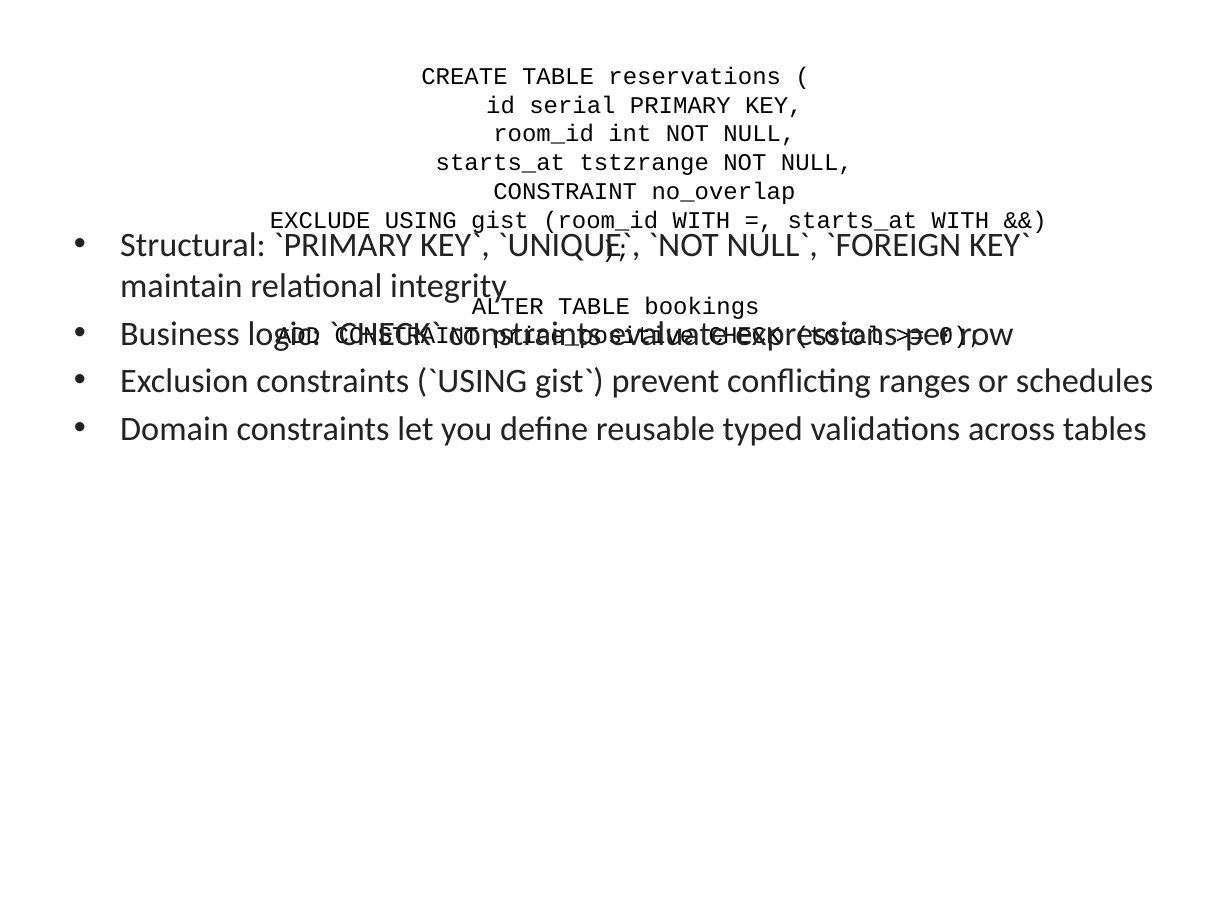
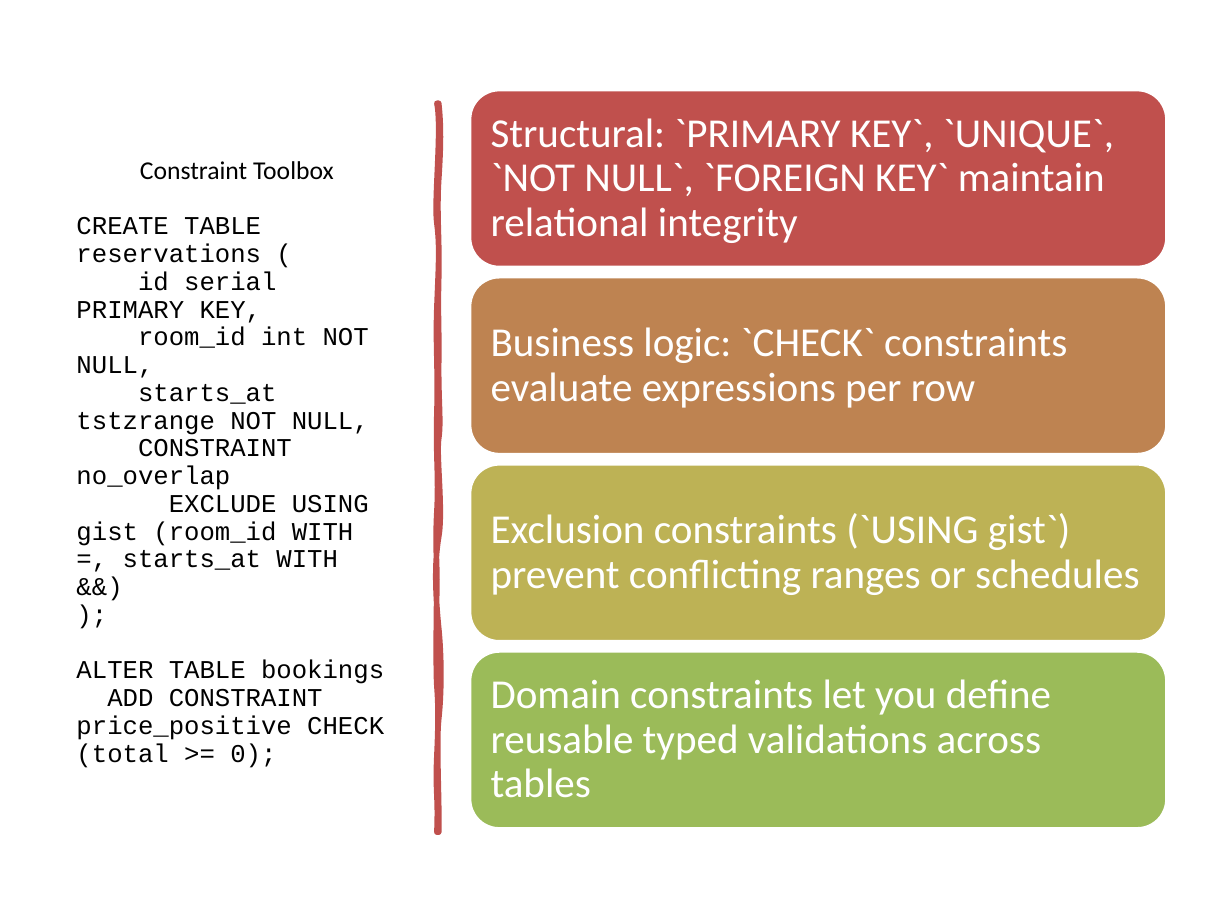
Before and after one commit to lolusername/CST4714_DB_admin, a slide deck: slide 8 of week_4/Week4_Advanced_SQL_Transactions.pptx. Drawn at 1232x924 pixels with LibreOffice and Linux fonts; fonts in the diff are those of the drawing. Boxes give left, top, right and bottom in pixels: in the first picture for what was removed or moved away, otherwise in the second. Text is boxed around its words. In the diff, an @@ line names an element or a change of style, - is before the commit and + after.

```diff
--- a/week_4/Week4_Advanced_SQL_Transactions.pptx
+++ b/week_4/Week4_Advanced_SQL_Transactions.pptx
@@ title "Constraint Toolbox" moved from (x1=270, y1=67, x2=990, y2=350) to (x1=76, y1=161, x2=384, y2=768) @@
@@ title "Constraint Toolbox" at (x1=76, y1=161, x2=384, y2=768): size 44 to 15 pt in "Constraint Toolbox"; size 14 to 15 pt; line spacing 1 to 0.9; alignment centre to left @@
@@ freeform shape added at (x1=438, y1=103, x2=439, y2=832), fill #C0504D, outline #C0504D 3.25 pt @@
@@ text removed at (x1=120, y1=227, x2=1153, y2=446) @@
-• Structural: `PRIMARY KEY`, `UNIQUE`, `NOT NULL`, `FOREIGN KEY` maintain relational integrity
-• Business logic: `CHECK` constraints evaluate expressions per row
-• Exclusion constraints (`USING gist`) prevent conflicting ranges or schedules
-• Domain constraints let you define reusable typed validations across tables
@@ group added at (x1=469, y1=90, x2=1167, y2=828): 4 rounded rectangles, 4 texts @@
+Structural: `PRIMARY KEY`, `UNIQUE`, `NOT NULL`, `FOREIGN KEY` maintain relational integrity
+Business logic: `CHECK` constraints evaluate expressions per row
+Exclusion constraints (`USING gist`) prevent conflicting ranges or schedules
+Domain constraints let you define reusable typed validations across tables
```
Also in this commit, not shown: 13 other slides changed, 6 other files.
